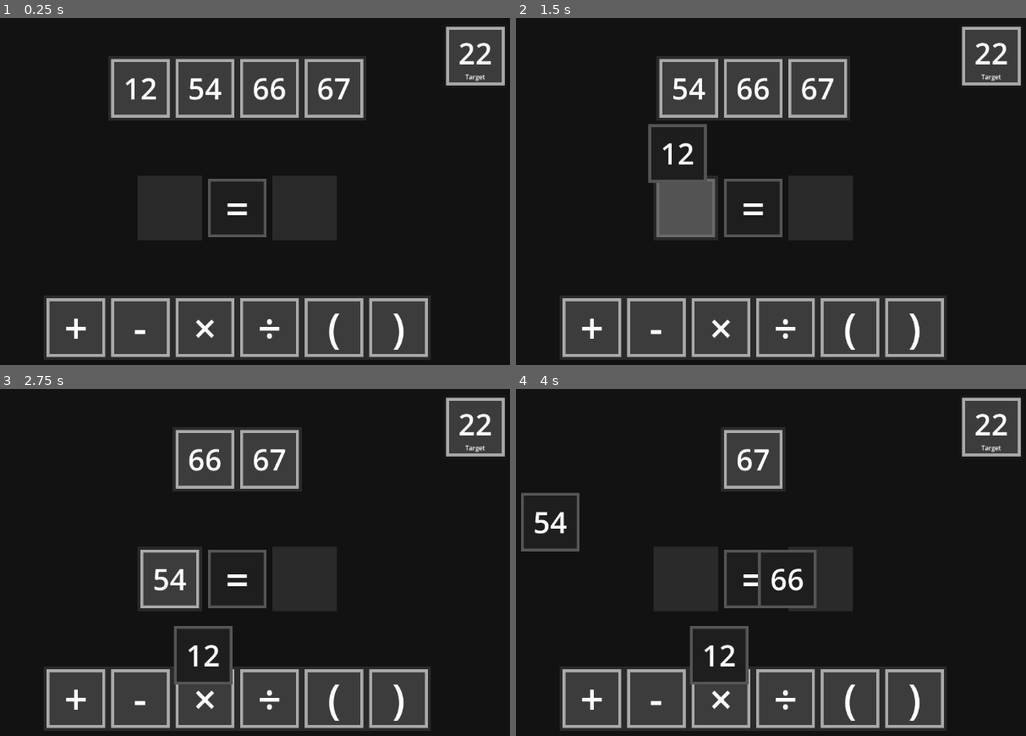
Above: before the commit, frames 1-4 (two rows, left to right).
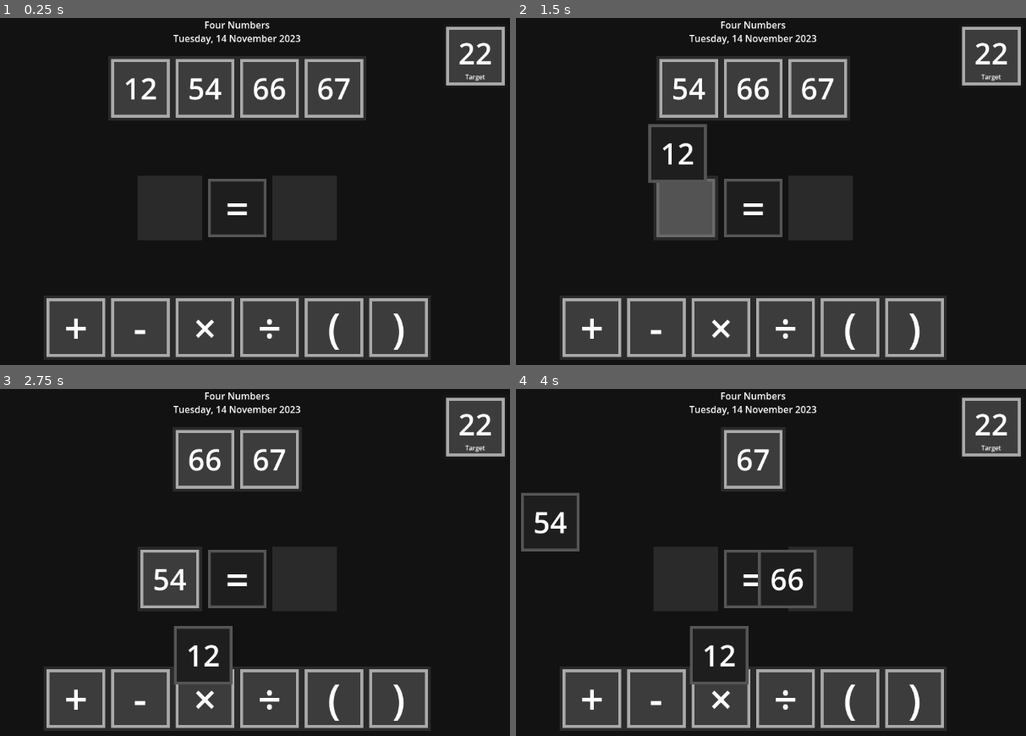
Above: after the commit, the same moments.

Repository: PeckyChicken/four-numbers
Game: Godot game, scene res://main.tscn
Same seed, same stepped clock (60 frames per second), same inputs: the game is played once before the commit and once after it.
Inputs (mouse positions are in pixels of both pictures, inside the frame that each line leads up to):
- Up to frame 1 (0.25 s): no input
- Up to frame 2 (1.5 s): tap Enter at 0.5 s; drag from (755, 208) to (822, 125) at 0.52 s; tap Space at 1.25 s; drag from (658, 87) to (720, 285) at 1.27 s
- Up to frame 3 (2.75 s): tap Enter at 2 s; move the mouse to (173, 458) at 2.02 s; click (173, 458) at 2.17 s
- Up to frame 4 (4 s): tap Space at 2.75 s; drag from (684, 579) to (551, 520) at 2.77 s; tap Enter at 3.5 s; drag from (720, 458) to (786, 579) at 3.52 s

The runs differ from the first frame. In frame 1, 0.4% of the frame differs, in the area x 33-59%, y 0-8%; in frame 2, 0.4%; in frame 3, 0.4%; in frame 4, 0.4%.

Commit message:
FEATURE: Title and date added at the top

Diff:
--- a/main.gd
+++ b/main.gd
@@ -16,10 +16,33 @@
 var starting_numbers: Array[int] = [12,54,66,67]
 @onready var NUMBER_TILE_SCENE: PackedScene = load("res://number_tile.tscn")
 
+@onready var date := Time.get_datetime_dict_from_system()
+var puzzle_seed: int
+
+
+const WEEKDAYS = ["Sunday", "Monday", "Tuesday", "Wednesday", "Thursday", "Friday", "Saturday"]
+const MONTHS = ["January", "February", "March", "April", "May", "June",
+			  "July", "August", "September", "October", "November", "December"]
+
 # Called when the node enters the scene tree for the first time.
 func _ready() -> void:
 	create_target_tile()
 	create_number_tiles(starting_numbers)
+	date["hour"] = 0
+	date["minute"] = 0
+	date["second"] = 0
+	puzzle_seed = Time.get_unix_time_from_datetime_dict(date)
+	print(puzzle_seed)
+	set_date()
+
+
+func set_date():
+	$Date.text = "Four Numbers\n%s, %d %s %d" % [
+		WEEKDAYS[date.weekday],
+		date.day,
+		MONTHS[date.month - 1],
+		date.year
+	]
 
 func create_target_tile():
 	for prev_tile in $Target/Symbols.get_children():
--- a/main.tscn
+++ b/main.tscn
@@ -40,6 +40,16 @@
 theme_type_variation = &"background"
 color = Color(0.0705882, 0.0705882, 0.0705882, 1)
 metadata/_edit_lock_ = true
+
+[node name="Date" type="RichTextLabel" parent="."]
+custom_minimum_size = Vector2(0, 50)
+layout_mode = 1
+anchors_preset = 10
+anchor_right = 1.0
+grow_horizontal = 2
+text = "Four Numbers
+Tuesday, August 19, 2025"
+horizontal_alignment = 1
 
 [node name="Equation" type="HBoxContainer" parent="."]
 layout_mode = 1
--- a/number_tile.gd
+++ b/number_tile.gd
@@ -24,7 +24,7 @@
 	var temp_just_released = just_released
 	super(delta)
 
-	if temp_just_released:
+	if temp_just_released and not dragging:
 		if parent_container == null:
 			if get_global_rect().intersects(answer_container.get_global_rect()):
 				if not answer_container.get_children().any(func(x):return x is ErrorTile):
